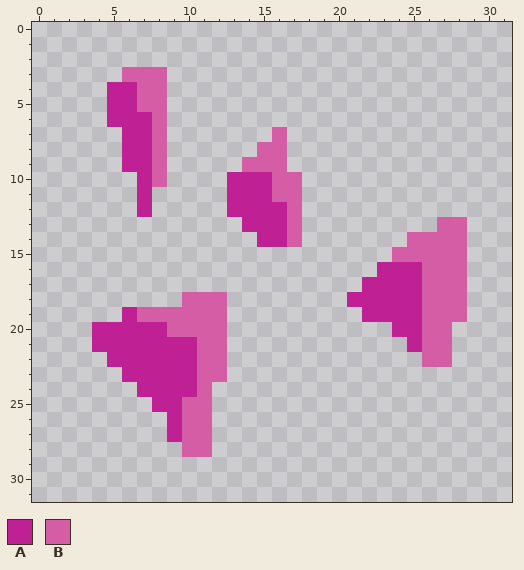
Pixel-art sprite, stored at sprites/blocks/ores/reverie-crystal-raw2.png. The picture above is the old version.
The file is 32x32 pixels.
Palette (. is transparent): A #bf2195  B #d45da6
Pixels before, first column x 4:
 3 ..BBB....................
 4 .AABB....................
 5 .AABB....................
 6 .AAAB....................
 7 ..AAB.......B............
 8 ..AAB......BB............
 9 ..AAB.....BBB............
10 ...AB....AAABB...........
11 ...A.....AAABB...........
12 ...A.....AAAAB...........
13 ..........AAAB.........BB
14 ...........AAB.......BBBB
15 ....................BBBBB
16 ...................AAABBB
17 ..................AAAABBB
18 ......BBB........AAAAABBB
19 ..ABBBBBB.........AAAABBB
20 AAAAABBBB...........AABB.
21 AAAAAAABB............ABB.
22 .AAAAAABB.............BB.
23 ..AAAAABB................
24 ...AAAAB.................
25 ....AABB.................
26 .....ABB.................
27 .....ABB.................
28 ......BB.................
Now the later version:
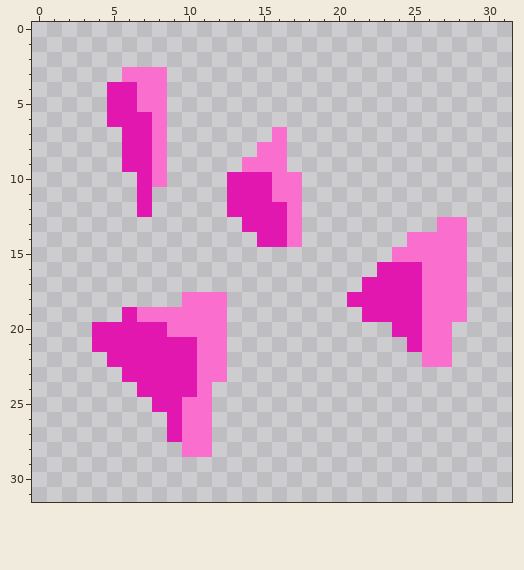
What changed:
colour A: #bf2195 -> #e117b0
colour B: #d45da6 -> #fa6fcd
Changed places in both pictures, as pixel boxes (x1, y1, x2, y2):
changed: (107, 67, 167, 217)
changed: (227, 127, 302, 247)
changed: (347, 217, 467, 367)
changed: (92, 292, 227, 457)
